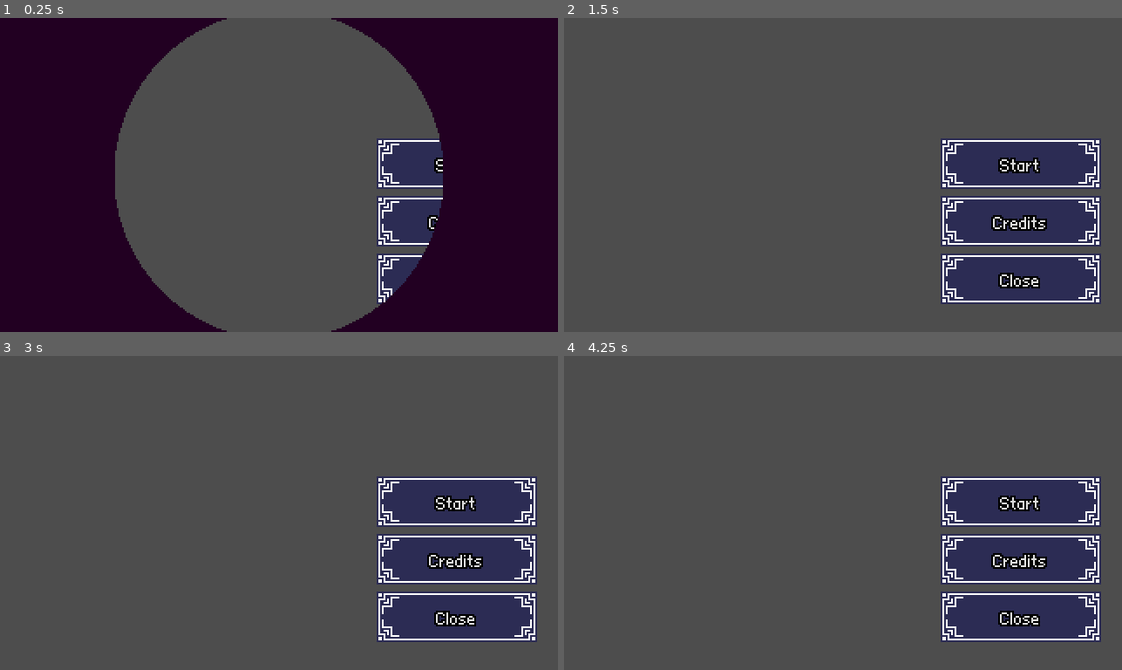
Above: before the commit, frames 1-4 (two rows, left to right).
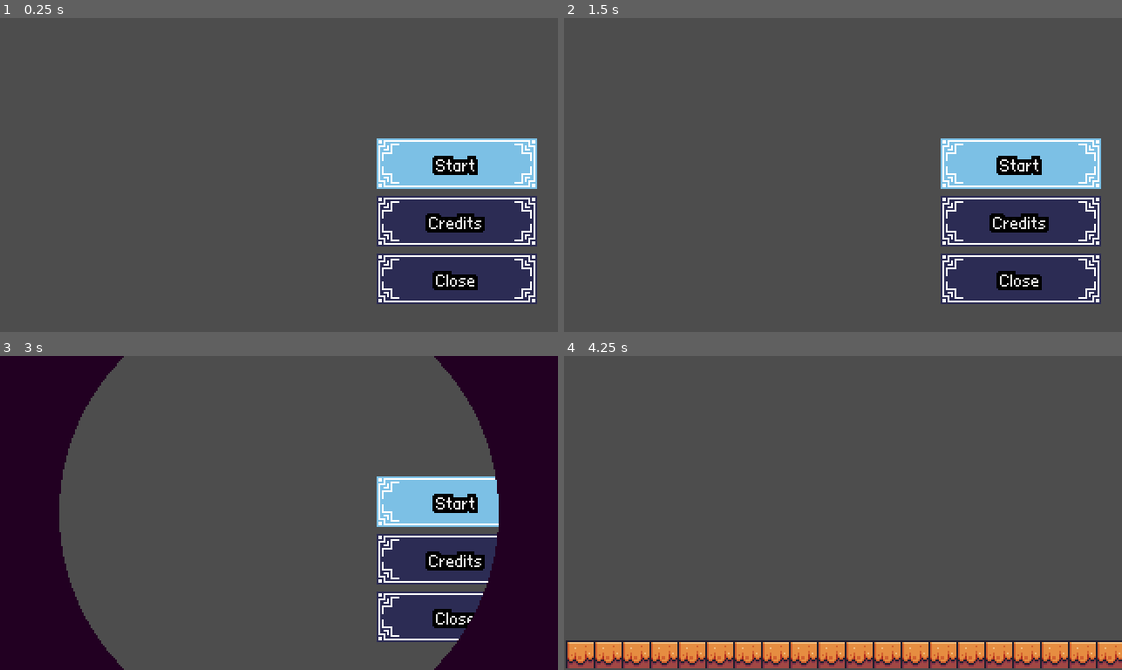
Above: after the commit, the same moments.

Repository: DfindWox/TGD-Wild-Jam-67
Game: Godot game, scene res://Scenes/title.tscn
Two runs of this game, one before a commit and one after it. Both use one fixed random seed, a clock stepped at 60 frames per second and the inputs below. This scene is started directly instead of the project's main scene.
Inputs (mouse positions are in pixels of both pictures, inside the frame that each line leads up to):
- Up to frame 1 (0.25 s): no input
- Up to frame 2 (1.5 s): click "Credits" at 0.5 s; click "Start" at 1.25 s
- Up to frame 3 (3 s): click "Start" at 2 s; tap Enter (ui_accept) at 2.75 s; move the mouse to (401, 497) at 2.77 s; hold Right (ui_right) from 2.78 s (still down)
- Up to frame 4 (4.25 s): keep holding Right (ui_right); tap Enter (ui_accept) at 3.02, 3.77 s; move the mouse to (731, 528) at 3.52 s

The runs differ from the first frame. In frame 1, 54% of the frame differs, in the area x 0-100%, y 0-100%; in frame 2, 4.0%; in frame 3, 32%; in frame 4, 23%.
Error after the commit: Cannot call method 'change_scene_to_file' on a null value. (res://Scenes/title.gd:15)

Commit message:
cenas de titulo e creditos conectadas

Diff:
--- a/Assets/Themes/theme_title.tres
+++ b/Assets/Themes/theme_title.tres
@@ -11,7 +11,7 @@
 default_font = ExtResource("1_khm6m")
 default_font_size = 16
 Button/colors/font_outline_color = Color(0, 0, 0, 1)
-Button/constants/outline_size = 3
+Button/constants/outline_size = 9
 Button/styles/focus = ExtResource("1_2rk4m")
 Button/styles/hover = ExtResource("1_2rk4m")
 Button/styles/normal = ExtResource("2_n7ki0")
--- /dev/null
+++ b/Scenes/credits.gd
@@ -0,0 +1,9 @@
+extends Control
+
+func _ready():
+	await Fade.fade_in(0.2)
+	$BtnReturn.grab_focus()
+
+func _on_btn_return_pressed():
+	await Fade.fade_out(0.2)
+	get_tree().change_scene_to_file("res://Scenes/title.tscn")
--- /dev/null
+++ b/Scenes/credits.tscn
@@ -0,0 +1,32 @@
+[gd_scene load_steps=3 format=3 uid="uid://dy6028gcsqidt"]
+
+[ext_resource type="Theme" uid="uid://b72g06jk405ar" path="res://Assets/Themes/theme_title.tres" id="1_4l3hc"]
+[ext_resource type="Script" path="res://Scenes/credits.gd" id="2_7b4p2"]
+
+[node name="Credits" type="Control"]
+layout_mode = 3
+anchors_preset = 15
+anchor_right = 1.0
+anchor_bottom = 1.0
+grow_horizontal = 2
+grow_vertical = 2
+theme = ExtResource("1_4l3hc")
+script = ExtResource("2_7b4p2")
+
+[node name="BtnReturn" type="Button" parent="."]
+layout_mode = 0
+offset_left = 8.0
+offset_top = 8.0
+offset_right = 64.0
+offset_bottom = 37.0
+text = "Return"
+
+[node name="Label" type="Label" parent="."]
+layout_mode = 0
+offset_left = 122.0
+offset_top = 31.0
+offset_right = 195.0
+offset_bottom = 44.0
+text = "logo da tgd aqui"
+
+[connection signal="pressed" from="BtnReturn" to="." method="_on_btn_return_pressed"]
--- a/Scenes/title.gd
+++ b/Scenes/title.gd
@@ -2,6 +2,22 @@
 
 func _ready():
 	# stuff before fade
-	await Fade.fade_in()
+	await Fade.fade_in(0.2)
 	# stuff after fade
 	print("hello world")
+	$VBoxContainer/BtnStart.grab_focus()
+
+
+
+
+func _on_btn_start_pressed():
+	await Fade.fade_out()
+	get_tree().change_scene_to_file("res://Scenes/main.tscn")
+	await Fade.fade_in()
+
+func _on_btn_credits_pressed():
+	await Fade.fade_out(0.2)
+	get_tree().change_scene_to_file("res://Scenes/credits.tscn")
+
+func _on_btn_close_pressed():
+	get_tree().quit()
--- a/Scenes/title.tscn
+++ b/Scenes/title.tscn
@@ -19,16 +19,19 @@
 offset_top = 69.0
 offset_right = 308.0
 offset_bottom = 170.0
-metadata/_edit_group_ = true
 
-[node name="Button" type="Button" parent="VBoxContainer"]
+[node name="BtnStart" type="Button" parent="VBoxContainer"]
 layout_mode = 2
 text = "Start"
 
-[node name="Button2" type="Button" parent="VBoxContainer"]
+[node name="BtnCredits" type="Button" parent="VBoxContainer"]
 layout_mode = 2
 text = "Credits"
 
-[node name="Button3" type="Button" parent="VBoxContainer"]
+[node name="BtnClose" type="Button" parent="VBoxContainer"]
 layout_mode = 2
 text = "Close"
+
+[connection signal="pressed" from="VBoxContainer/BtnStart" to="." method="_on_btn_start_pressed"]
+[connection signal="pressed" from="VBoxContainer/BtnCredits" to="." method="_on_btn_credits_pressed"]
+[connection signal="pressed" from="VBoxContainer/BtnClose" to="." method="_on_btn_close_pressed"]
